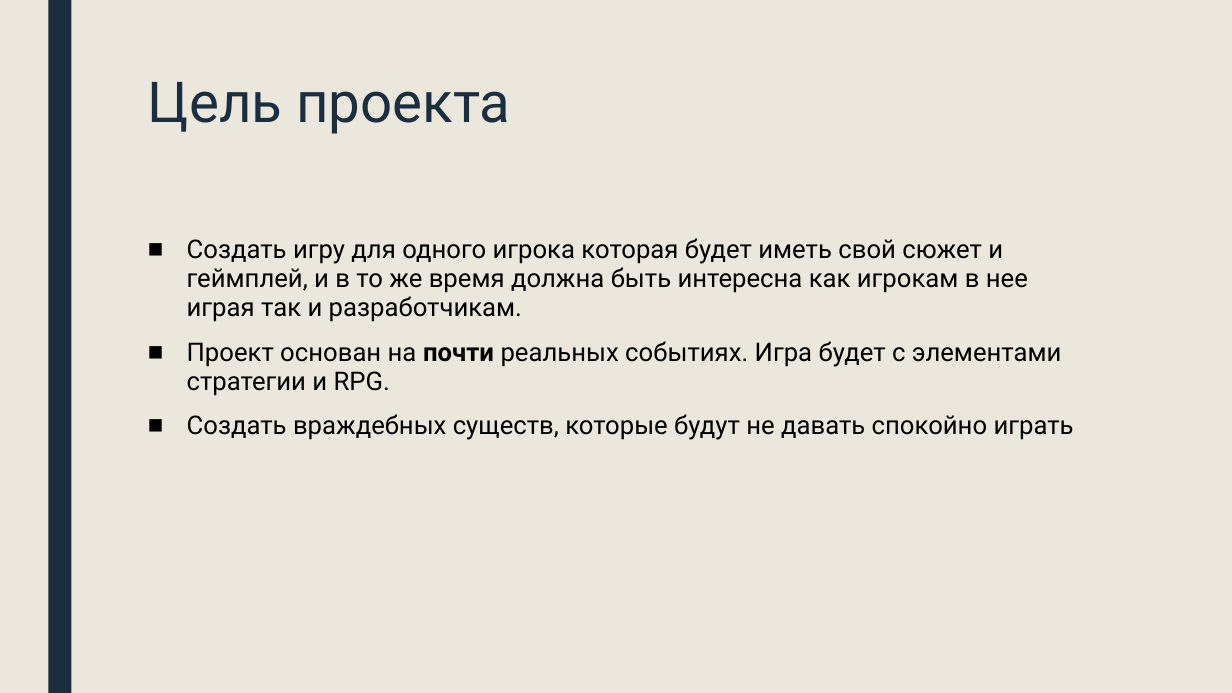
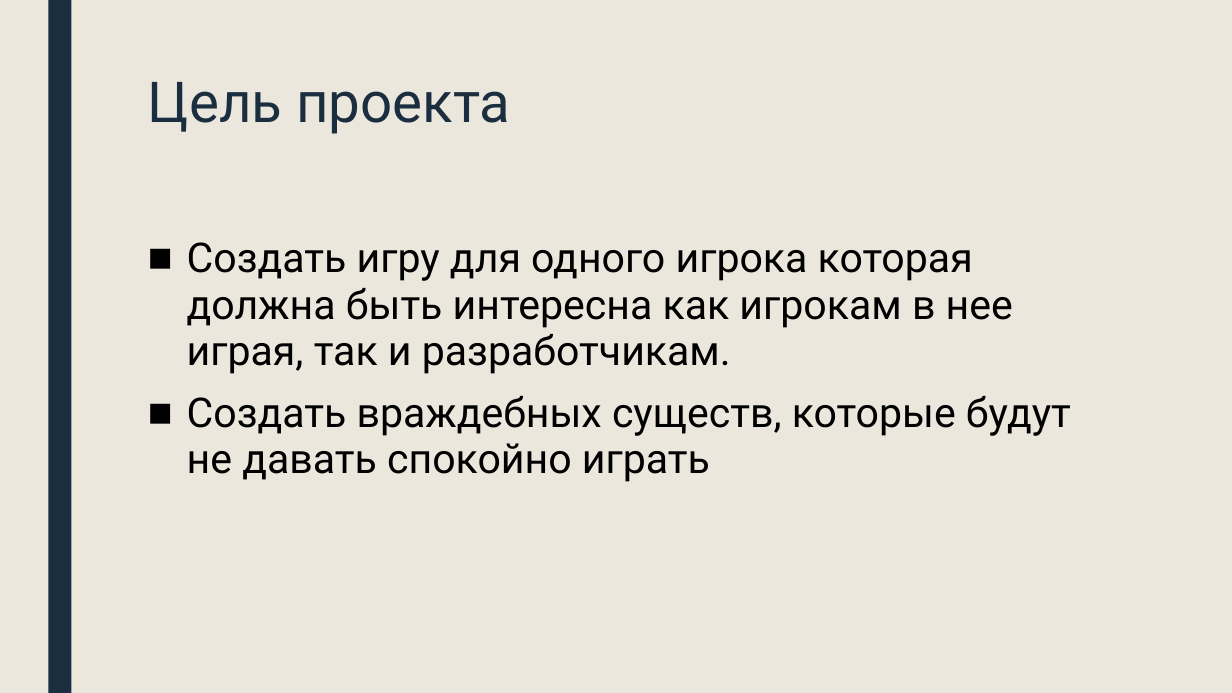
Before and after one commit to panaitoff/game_hojy_brojy, a slide deck: slide 2 of project.pptx. Drawn at 1232x693 pixels with LibreOffice and Linux fonts; fonts in the diff are those of the drawing. Boxes give left, top, right and bottom in pixels: in the first picture for what was removed or moved away, otherwise in the second. Text is boxed around its words. In the diff, an @@ line names an element or a change of style, - is before the commit and + after.

```diff
--- a/project.pptx
+++ b/project.pptx
@@ text at (187,242,1013,374): text changed; size 20 to 32 pt @@
-■ Создать игру для одного игрока которая будет иметь свой сюжет и геймплей, и в то же время должна быть интересна как игрокам в нее играя так и разработчикам.
-■ Проект основан на почти реальных событиях. Игра будет с элементами стратегии и RPG.
+■ Создать игру для одного игрока которая должна быть интересна как игрокам в нее играя, так и разработчикам.
@@ text at (187,396,1071,482): size 20 to 32 pt in "Создать враждебных существ, которые будут не давать ..." @@
```
Also in this commit, not shown: 6 other slides changed, 1 slide added, 9 other files.
